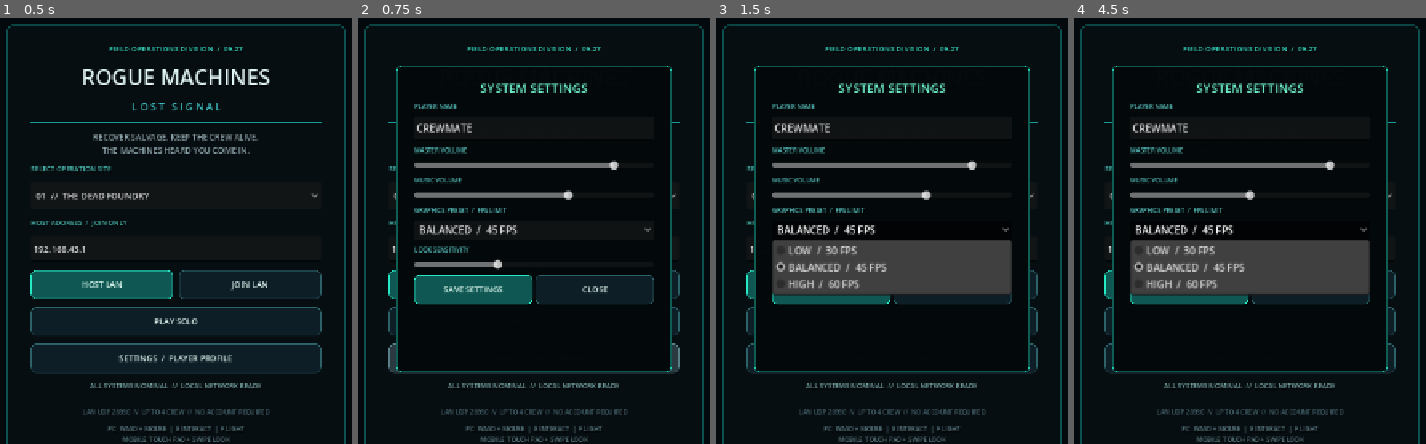
Above: before the commit, frames 1-4 (left to right).
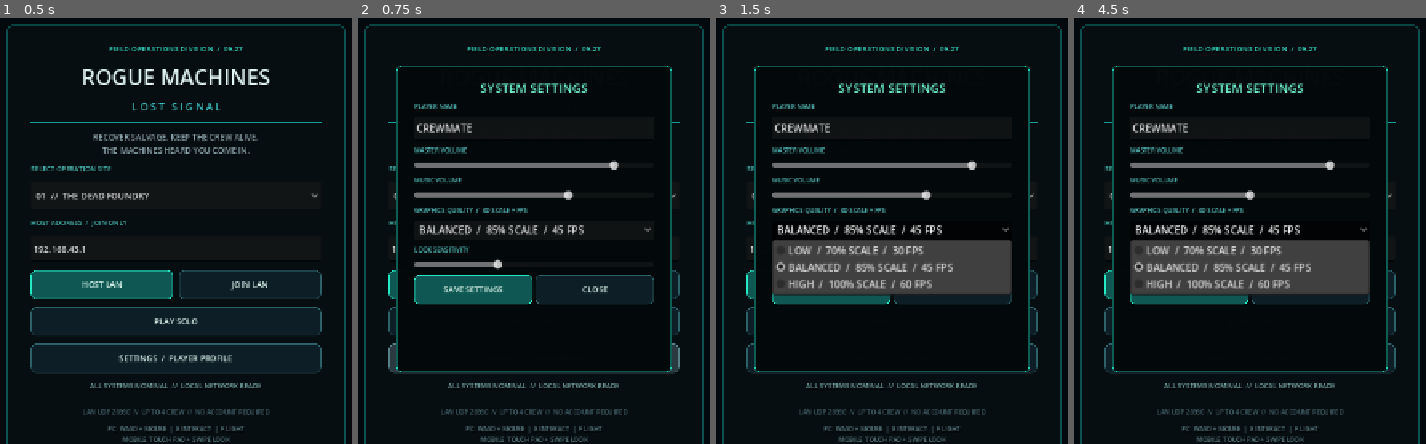
Above: after the commit, the same moments.

Repository: gerardodelatorredjg2-bit/Rogue-gane-repo
Game: Godot game, scene res://scenes/main.tscn
The game is run twice, just before and just after one commit, with the same random seed, the same clock (stepped at 60 frames per second) and the same inputs.
Inputs (mouse positions are in pixels of both pictures, inside the frame that each line leads up to):
- Up to frame 1 (0.5 s): no input
- Up to frame 2 (0.75 s): click "SETTINGS / PLAYER PROFILE" at 0.5 s
- Up to frame 3 (1.5 s): click (892, 231) at 1.25 s, where only the run before the commit has a clickable "BALANCED / 45 FPS"
- Up to frame 4 (4.5 s): click "PLAY SOLO" at 2 s; click "PLAY SOLO" at 2.75 s; click "01 // THE DEAD FOUNDRY" at 3.5 s; click (1250, 231) at 4.25 s, where only the run after the commit has a clickable "BALANCED / 85% SCALE / 45 FPS"

Frame 1 is identical in both runs. In frame 2, 0.5% of the frame differs, in the area x 25-65%, y 44-51%; in frame 3, 1.5%, in the area x 25-68%, y 44-64%; in frame 4, 1.5%.

Commit message:
Apply graphics scaling presets and saved controls on spawn

Diff:
--- a/scripts/game.gd
+++ b/scripts/game.gd
@@ -342,6 +342,7 @@
 	player.name = "Player_%d" % peer_id
 	player.player_id = peer_id
 	player.game = self
+	player.look_sensitivity = float(settings_config.get_value("controls", "sensitivity", 0.0022))
 	add_child(player)
 	player.global_position = pos
 	players[peer_id] = player
@@ -886,6 +887,12 @@
 		player_display_name = "CREWMATE"
 	_apply_audio_setting("Master", float(settings_config.get_value("audio", "master", 0.85)))
 	_apply_audio_setting("Music", float(settings_config.get_value("audio", "music", 0.65)))
+	_apply_quality_setting(int(settings_config.get_value("video", "preset", 1)))
+
+func _apply_quality_setting(preset: int) -> void:
+	var selected := clampi(preset, 0, 2)
+	Engine.max_fps = [30, 45, 60][selected]
+	get_viewport().scaling_3d_scale = [0.70, 0.85, 1.0][selected]
 
 func _apply_audio_setting(bus_name: String, linear_value: float) -> void:
 	var bus_index := AudioServer.get_bus_index(bus_name)
@@ -938,11 +945,11 @@
 	music_slider.step = 0.05
 	music_slider.value = float(settings_config.get_value("audio", "music", 0.65))
 	stack.add_child(music_slider)
-	stack.add_child(_label("GRAPHICS PRESET  /  FPS LIMIT", 10, Color(0.36, 0.79, 0.78)))
+	stack.add_child(_label("GRAPHICS QUALITY  /  3D SCALE + FPS", 10, Color(0.36, 0.79, 0.78)))
 	var quality := OptionButton.new()
-	quality.add_item("LOW  /  30 FPS")
-	quality.add_item("BALANCED  /  45 FPS")
-	quality.add_item("HIGH  /  60 FPS")
+	quality.add_item("LOW  /  70% SCALE  /  30 FPS")
+	quality.add_item("BALANCED  /  85% SCALE  /  45 FPS")
+	quality.add_item("HIGH  /  100% SCALE  /  60 FPS")
 	quality.select(int(settings_config.get_value("video", "preset", 1)))
 	stack.add_child(quality)
 	stack.add_child(_label("LOOK SENSITIVITY", 10, Color(0.36, 0.79, 0.78)))
@@ -972,11 +979,11 @@
 		settings_config.save("user://rogue_settings.cfg")
 		_apply_audio_setting("Master", master_slider.value)
 		_apply_audio_setting("Music", music_slider.value)
-		Engine.max_fps = [30, 45, 60][quality.selected]
+		_apply_quality_setting(quality.selected)
 		var local_player := _local_player()
 		if local_player:
 			local_player.look_sensitivity = sensitivity.value
-			local_player.set_player_name(player_display_name)
+			local_player.publish_player_name(player_display_name)
 		set_prompt("SETTINGS SAVED  //  PROFILE UPDATED")
 	)
 	close.pressed.connect(func():
